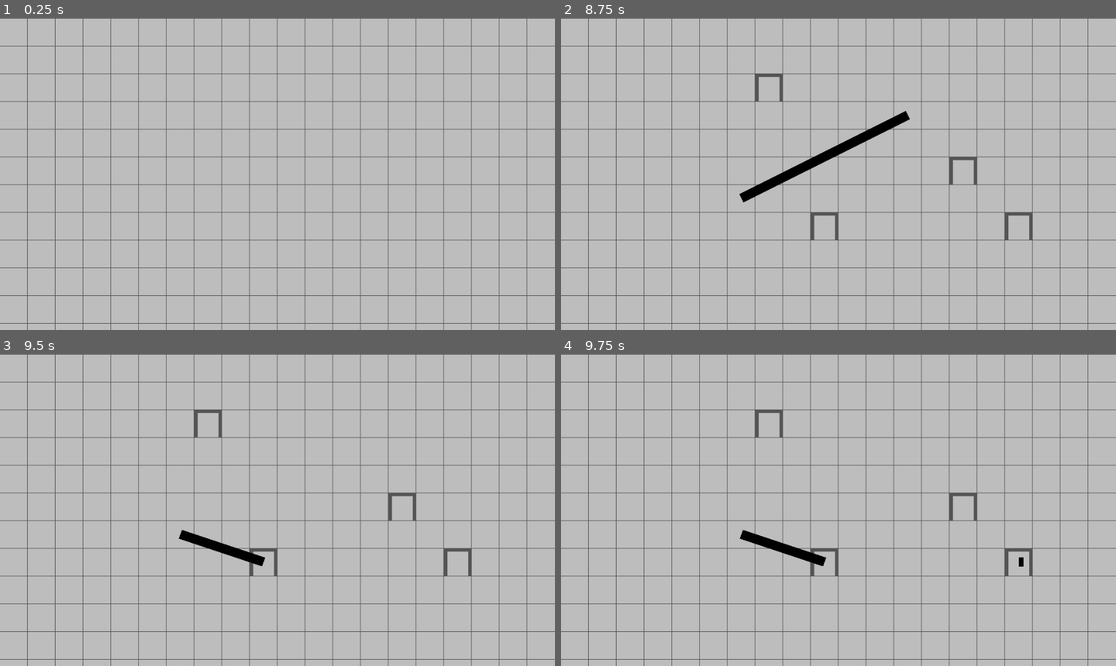
Above: before the commit, frames 1-4 (two rows, left to right).
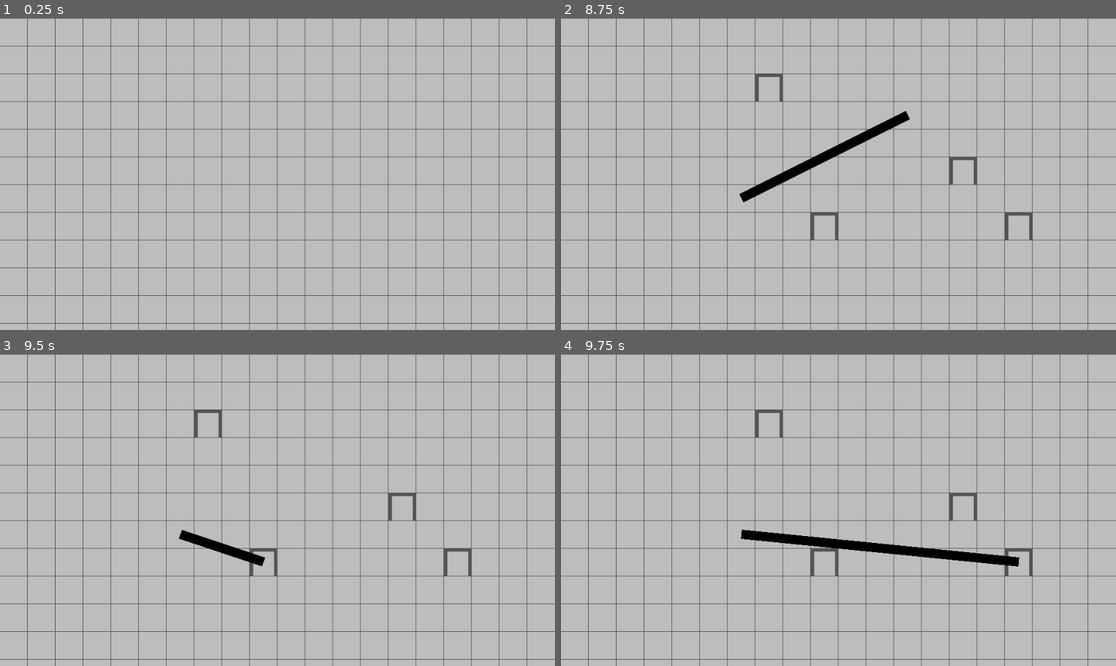
Above: after the commit, the same moments.

Repository: Zombee8424/UntitledMusicPuzzleGame
Game: Godot game, scene res://Scenes/Other/Game.tscn
The game is run twice, just before and just after one commit, with the same random seed, the same clock (stepped at 60 frames per second) and the same inputs.
Inputs (mouse positions are in pixels of both pictures, inside the frame that each line leads up to):
- Up to frame 1 (0.25 s): no input
- Up to frame 2 (8.75 s): tap Enter at 0.5, 2, 3.5 s; move the mouse to (960, 158) at 0.52 s; hold 1 0.53-1.28 s; click (960, 158) at 0.6 s; tap Space (space) at 1.25, 2.75, 4.25, 4.35 s; move the mouse to (727, 189) at 1.27 s; tap 1 at 1.35, 6.8 s; tap 2 at 1.55, 4.55, 5.85, 7.55 s; move the mouse to (894, 105) at 2.02 s; hold 2 2.03-2.78 s; tap 3 at 2.3, 2.85, 5.3, 8.3 s; move the mouse to (810, 236) at 2.77 s; click (810, 236) at 3.05 s; move the mouse to (1005, 220) at 3.52 s; hold 1 3.53-4.28 s; click (1005, 220) at 3.6 s; tap Escape at 4.15 s; move the mouse to (672, 127) at 4.27 s; move the mouse to (866, 174) at 5.02 s; hold 1 5.03-5.78 s; move the mouse to (755, 96) at 5.77 s; click (755, 96) at 6.05 s; move the mouse to (960, 158) at 6.52 s; hold 3 6.53-7.28 s; move the mouse to (727, 189) at 7.27 s; click (727, 189) at 7.35 s; move the mouse to (894, 105) at 8.02 s; hold 1 from 8.03 s (still down)
- Up to frame 3 (9.5 s): move the mouse to (249, 572) at 8.77 s; release 1 at 8.78 s; tap 2 at 8.85 s; click (249, 572) at 9.05 s
- Up to frame 4 (9.75 s): move the mouse to (1005, 556) at 9.52 s; hold 3 from 9.53 s (still down)

Frames 1-3 are identical in both runs. In frame 4, 1.9% of the frame differs, in the area x 32-84%, y 56-69%.

Commit message:
Improved entity stacking detection
Entities can no longer stack on top of each other. The exception to this rule is that movers can stack on top of other movers. This allows them to chain together. In future, the system should potentially be improved to allow for slight overlaps.

Diff:
--- a/UntitledMusicPuzzleGame/Scenes/Blocks/Block.tscn
+++ b/UntitledMusicPuzzleGame/Scenes/Blocks/Block.tscn
@@ -7,7 +7,10 @@
 
 [node name="Block" type="RigidBody2D" groups=["Entities"]]
 collision_layer = 2
+collision_mask = 3
 mode = 3
+contacts_reported = 999999
+contact_monitor = true
 script = ExtResource( 1 )
 
 [node name="Sprite" type="Polygon2D" parent="."]
--- a/UntitledMusicPuzzleGame/Scenes/Movers/MoverContainer.tscn
+++ b/UntitledMusicPuzzleGame/Scenes/Movers/MoverContainer.tscn
@@ -9,6 +9,7 @@
 
 [node name="MoverContainer" type="Node2D"]
 script = ExtResource( 3 )
+width = 16.0
 
 [node name="EndPos" type="Position2D" parent="."]
 position = Vector2( 8, 0 )
@@ -17,9 +18,12 @@
 }
 
 [node name="Mover" type="RigidBody2D" parent="." groups=["Entities"]]
+collision_layer = 2
+collision_mask = 3
 mode = 3
+contacts_reported = 999999
+contact_monitor = true
 script = ExtResource( 1 )
-width = 16.0
 
 [node name="Sprite" type="Sprite" parent="Mover"]
 modulate = Color( 0, 0, 0, 1 )
--- a/UntitledMusicPuzzleGame/Scenes/Other/Beater.tscn
+++ b/UntitledMusicPuzzleGame/Scenes/Other/Beater.tscn
@@ -10,9 +10,11 @@
 radius = 8.0
 
 [node name="Beater" type="RigidBody2D" groups=["Entities"]]
-collision_mask = 7
+collision_mask = 3
 mass = 0.1
 physics_material_override = SubResource( 2 )
+contacts_reported = 999999
+contact_monitor = true
 script = ExtResource( 1 )
 
 [node name="Sprite" type="Sprite" parent="."]
--- a/UntitledMusicPuzzleGame/Scenes/Other/BeaterSpawn.tscn
+++ b/UntitledMusicPuzzleGame/Scenes/Other/BeaterSpawn.tscn
@@ -3,7 +3,11 @@
 [ext_resource path="res://Scripts/Other/BeaterSpawn.gd" type="Script" id=1]
 
 [node name="BeaterSpawn" type="RigidBody2D" groups=["Entities"]]
+collision_layer = 2
+collision_mask = 3
 mode = 3
+contacts_reported = 999999
+contact_monitor = true
 script = ExtResource( 1 )
 beater_path = "res://Scenes/Other/Beater.tscn"
 
--- a/UntitledMusicPuzzleGame/Scripts/Autoload/EntityManager.gd
+++ b/UntitledMusicPuzzleGame/Scripts/Autoload/EntityManager.gd
@@ -24,12 +24,18 @@
 		build_node.global_position = get_mouse_grid_pos();
 
 		if Input.is_action_just_pressed("left_click"):
-			if !is_entity_at_position(build_node.global_position):
+			if is_build__pos_valid():
 				if build_node is Mover and build_node.is_new == true:
 					build_node.is_new = false;
 					set_build_node(build_node.get_parent().end_pos, "", false);
 				else:
 					build_node = null;
+		elif Input.is_key_pressed(KEY_ESCAPE):
+			if build_node.get_parent() is MoverContainer:
+				build_node.get_parent().queue_free();
+			else:
+				build_node.queue_free();
+			build_node = null;
 	else:
 		if Input.is_key_pressed(KEY_1):
 			set_build_node(null, "beater_spawn");
@@ -50,22 +56,30 @@
 		get_tree().current_scene.call_deferred("add_child", node, true);
 
 	if node is MoverContainer:
-		node.global_position = get_mouse_grid_pos();
+		node.global_position = Vector2.ZERO;
 		build_node = node.get_node("Mover");
 	else:
 		node.global_position = get_mouse_grid_pos();
 		build_node = node;
 
 
-func is_entity_at_position(check_position: Vector2) -> bool:
-	assert(build_node != null, "Build node is null");
+func is_build__pos_valid() -> bool:
+	var test_node = build_node;
+	if test_node is Position2D and test_node.get_parent() is MoverContainer:
+		test_node = test_node.get_parent().mover;
 
-	for entity in get_tree().get_nodes_in_group("Entities"):
-		if entity is Mover or build_node is Mover or build_node.get_parent() is MoverContainer:
-			continue;
+	test_node = test_node as RigidBody2D;
+	test_node.contact_monitor = true;
 
-		if entity != build_node && entity.global_position == check_position:
-			return true;
+	if len(test_node.get_colliding_bodies()) == 0:
+		return true;
+	else:
+		if test_node is Mover or (test_node is Position2D and test_node.get_parent() is MoverContainer):
+			for col_body in test_node.get_colliding_bodies():
+				if !(col_body is Mover or (col_body is Position2D and test_node.get_parent() is MoverContainer)):
+					return false; # If build_node is mover and any of the colliding bodies are non-mover entities
+			return true; # If build_node is mover and all colliding bodies are also movers
+
 	return false;
 
 
--- a/UntitledMusicPuzzleGame/Scripts/Movers/Mover.gd
+++ b/UntitledMusicPuzzleGame/Scripts/Movers/Mover.gd
@@ -1,8 +1,5 @@
 class_name Mover
 extends Entity
-
-
-export var width: float;
 
 var sprite: Sprite;
 var collider: CollisionShape2D;
@@ -16,7 +13,7 @@
 	collider.shape = RectangleShape2D.new();
 
 
-func set_mover_position(end_pos: Position2D) -> void:
+func set_mover_position(end_pos: Position2D, width: float) -> void:
 	# Var Setup
 	var line_length = (end_pos.position - position).length();
 	var mover_scale = Vector2(line_length, width);
--- a/UntitledMusicPuzzleGame/Scripts/Movers/MoverContainer.gd
+++ b/UntitledMusicPuzzleGame/Scripts/Movers/MoverContainer.gd
@@ -1,6 +1,8 @@
 class_name MoverContainer
 extends Node2D
 
+
+export var width: float;
 
 var mover: RigidBody2D;
 var end_pos: Position2D;
@@ -12,7 +14,7 @@
 	mover = get_node("Mover");
 	end_pos = get_node("EndPos");
 
-	mover.set_mover_position(end_pos);
+	mover.set_mover_position(end_pos, width);
 	set_cached_positions();
 
 
@@ -24,7 +26,7 @@
 		return;
 
 	if cached_mover_pos != mover.global_position or cached_end_pos != end_pos.global_position:
-		mover.set_mover_position(end_pos);
+		mover.set_mover_position(end_pos, width);
 		set_cached_positions();
 
 
--- a/UntitledMusicPuzzleGame/project.godot
+++ b/UntitledMusicPuzzleGame/project.godot
@@ -108,8 +108,7 @@
 [layer_names]
 
 2d_physics/layer_1="Beater"
-2d_physics/layer_2="Block"
-2d_physics/layer_3="Mover"
+2d_physics/layer_2="Entity"
 
 [physics]
 
